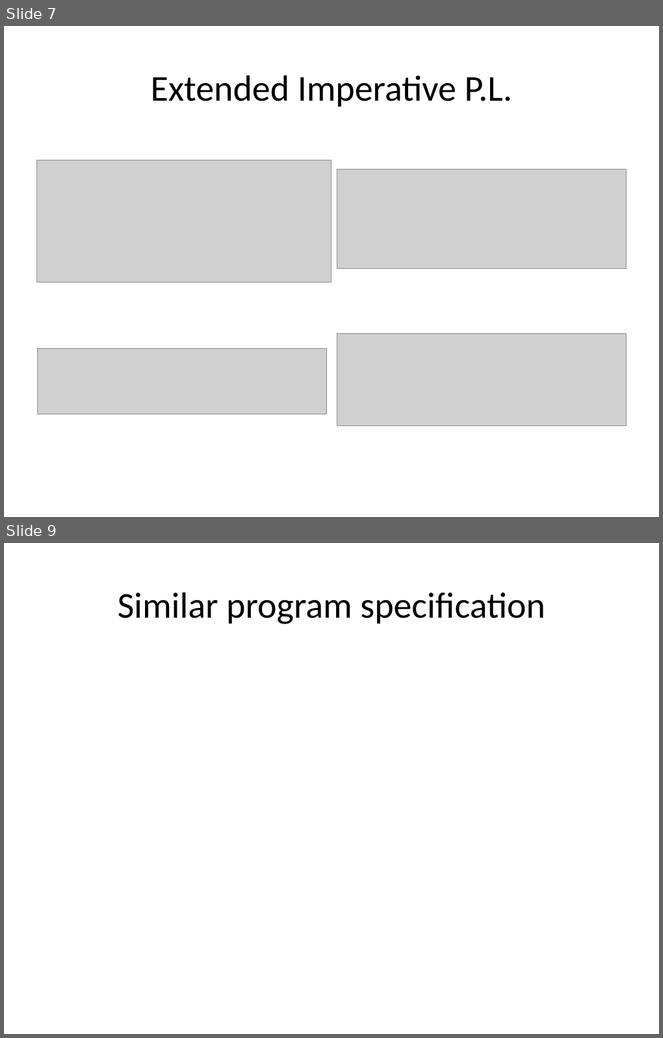
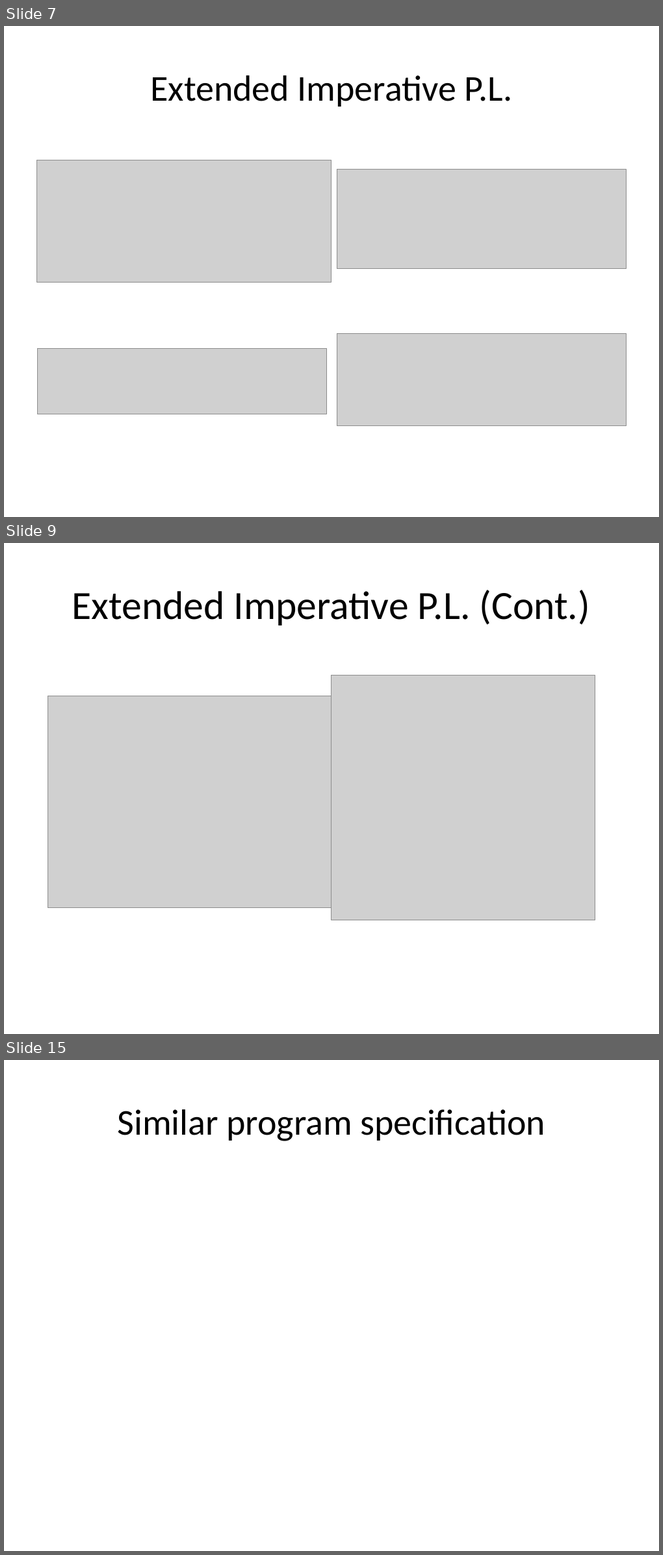
Before and after one commit to xiaohe27/Papers4Courses, a slide deck: FM/presentations/Overview of Separation Logic.ppt. Shown one above the other, each under a label of ours: slides 7 and 9 before the commit, slides 7, 9 and 15 after it; the slides between them are not shown. The pictures are 663x1038 and 663x1555 pixels, drawn with LibreOffice and Linux fonts; fonts in the diff are those of the drawing; grey boxes stand for pictures. Boxes give left, top, right and bottom in pixels: in the first picture for what was removed or moved away, otherwise in the second. Text is boxed around its words. In the diff, an @@ line names an element or a change of style, - is before the commit and + after.

```diff
--- a/FM/presentations/Overview of Separation Logic.ppt
+++ b/FM/presentations/Overview of Separation Logic.ppt
@@ slide 9 added at box(4, 543, 659, 1034), background #FFFFFF @@
@@ title added at box(72, 590, 591, 626), 44 pt, text #000000 @@
+Extended Imperative P.L. (Cont.)
@@ picture added at box(332, 676, 596, 921) @@
@@ picture added at box(48, 696, 337, 908) @@
@@ what was slide 9 is now slide 15 @@
```
Also in this commit, not shown: 1 slide changed, 5 other slides added.
